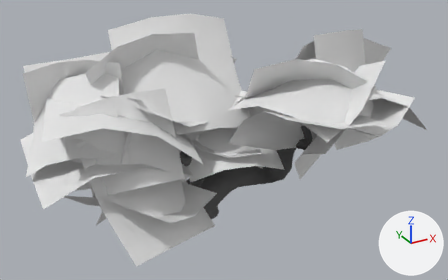
Before and after pictures for a commit that changed the glTF model decorations/ancient_cherry_blossom/ancient_cherry_blossom.glb.
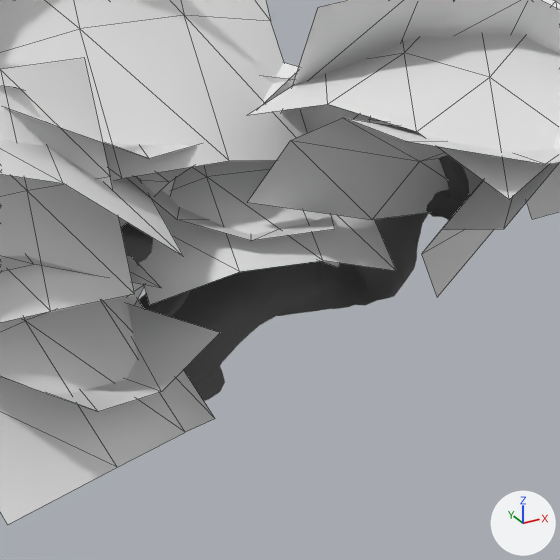
Each version is shown whole from a camera (50 mm lens) standing at (-7.75, -15.39, 10.05) and looking at (0.49, -0.4, 2.55), then close up on the part from 30% to 77% of the width and 24% to 100% of the height. The lights are fixed; the arrows at lower right show +X, +Y and +Z. The close-ups show mesh edges as thin lines. Where no turn or scale is listed for an object, it has been applied to the vertices.

Before the edit, the objects in view are built like this:
```python
me_plane_002 = bpy.data.meshes.new('Plane.002')
me_plane_002.from_pydata(...)  # 3117 vertices, 6216 faces; spans x -4.39..3.91, y -2.04..1.42, z -1.36..3.12
me_plane_002.materials.append(mat_mat_branch)  # dark grey #5c5c5c
me_plane_003 = bpy.data.meshes.new('Plane.003')
me_plane_003.from_pydata(...)  # 12 vertices, 12 faces; spans x -1.0..1.0, y -1.0..1.0, z -0.11..0.29
me_plane_003.materials.append(mat_mat_foliage)  # white #e7e7e7
ob_plane_002 = bpy.data.objects.new('Plane.002', me_plane_002)
ob_plane_002.location = (0.86, -0.52, 1.28)
ob_plane_007 = bpy.data.objects.new('Plane.007', me_plane_003)
ob_plane_007.location = (-2.75, -1.16, 3.44)
ob_plane_007.rotation_euler = (-0.371, -1.03, 1.499)  # degrees (-21, -59, 86)
ob_plane_007.scale = (1.22, 1.22, 1.22)
ob_plane_023 = bpy.data.objects.new('Plane.023', me_plane_003)
ob_plane_023.location = (-1.18, 0.64, 3.98)
ob_plane_023.rotation_euler = (3.031, -0.0906, -1.192)  # degrees (174, -5.2, -68)
ob_plane_023.scale = (1.91, 1.91, 1.91)
# also in view: 'Plane.009' at (-2.24, -1.15, 2.04); 'Plane.029' at (0.25, -0.46, 2.62); 'Plane.020' at (5.05, -0.57, 3.52); 'Plane.018' at (2.25, -1.75, 3.89); 'Plane.026' at (2.94, -2.74, 3.43)
```
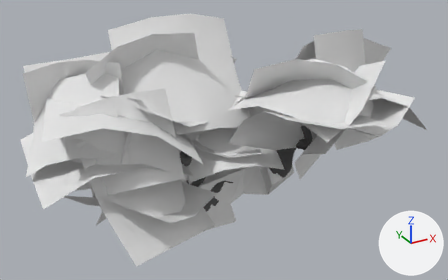
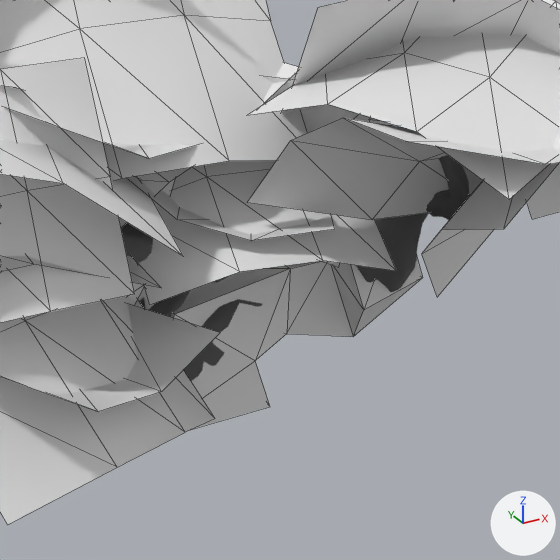
Boxes (x1, y1, x2, y2) around the edits, measured in the close-ups (560 x 560 px):
'sb', added
    after: (138, 259, 423, 428)

The change in detail:
Mesh me_cube is new.
It has 20 vertices, 36 faces and spans x -1.09..2.83, y -1.21..0.88, z -0.08..2.15.
Object 'sb' (ob_sb) is new; it shows me_cube.
Its location is (0.0, 0.0, 0.0).
